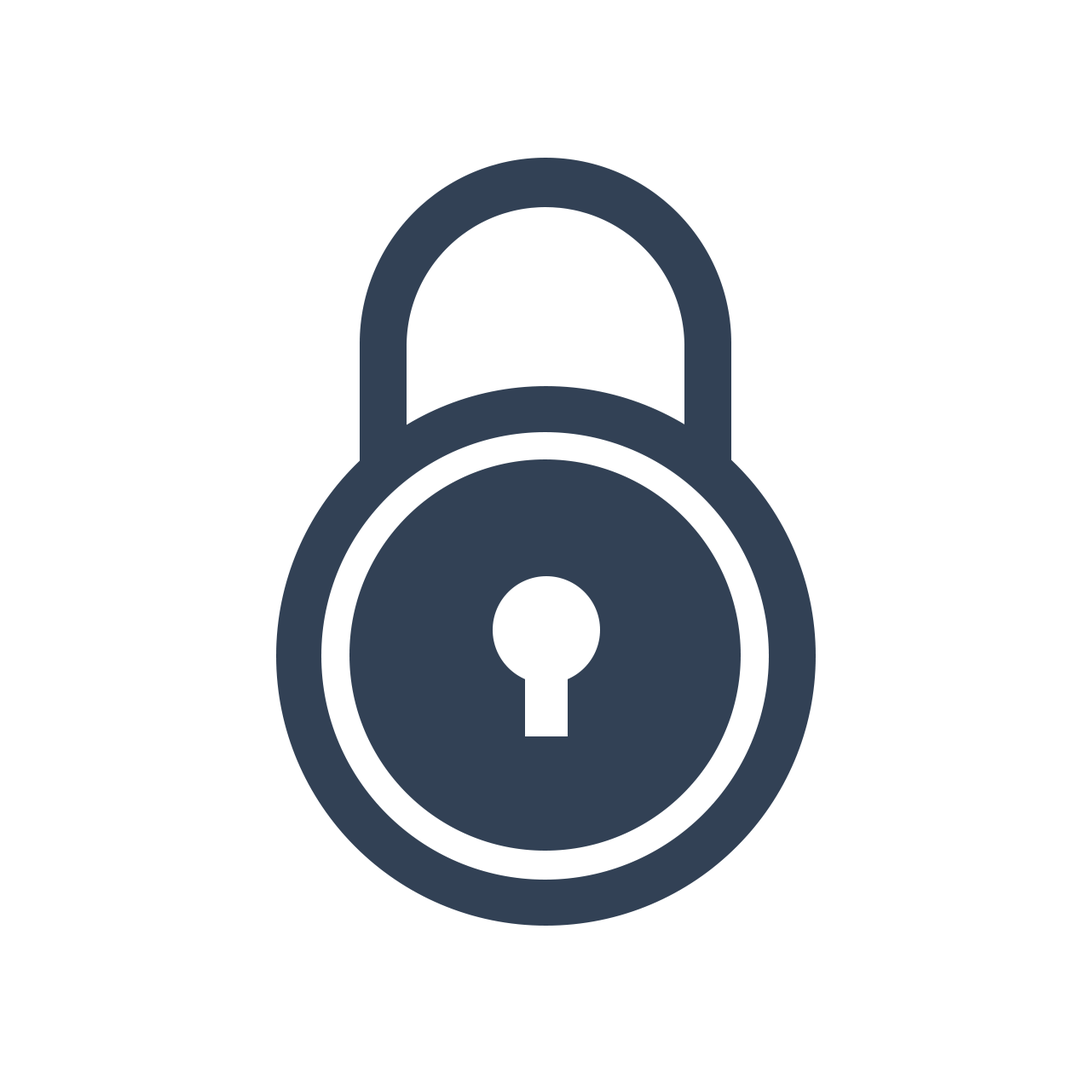
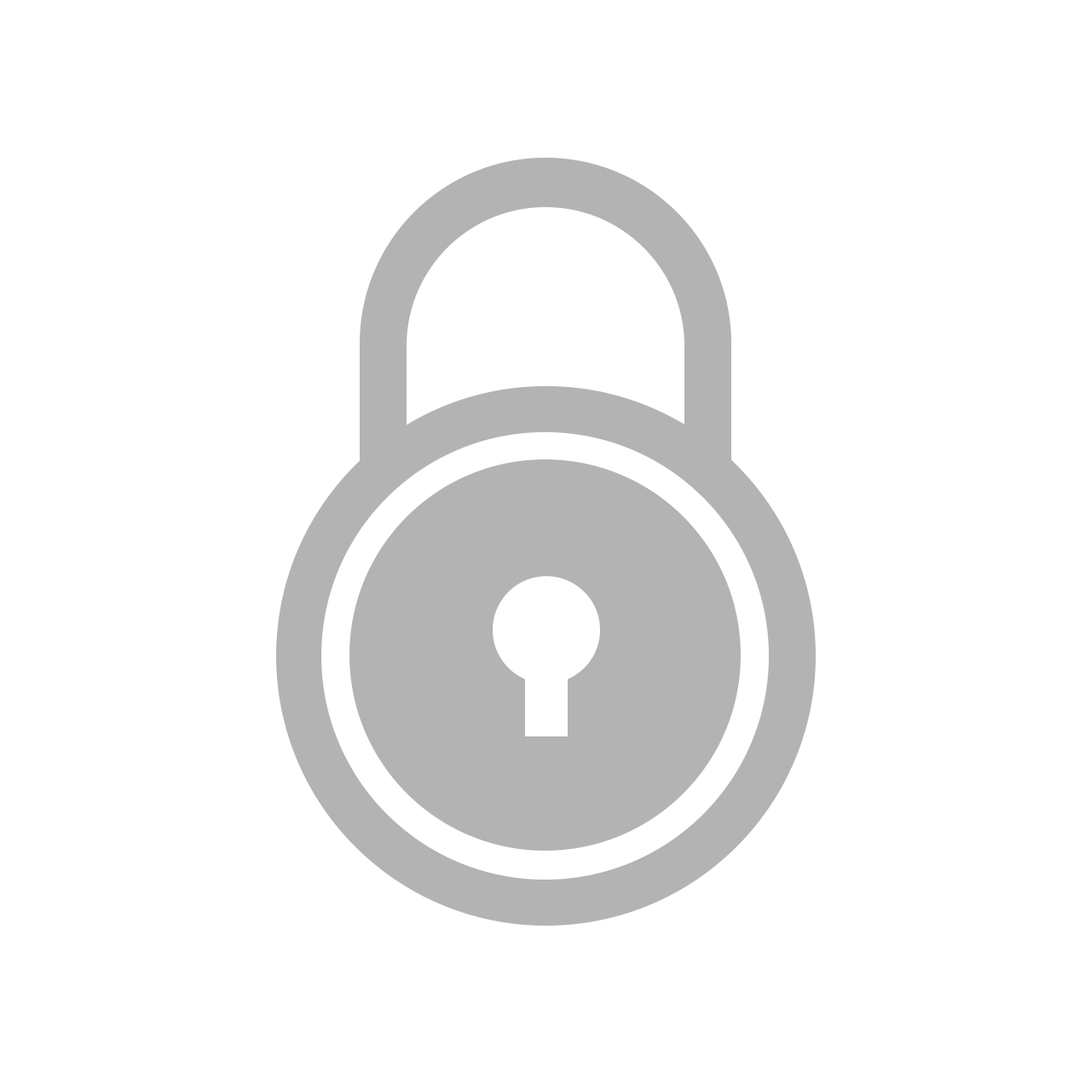
Layers edited between the first and the second w=1091, h=1091 image:
hid "图层 7" over 276, 157, 817, 927
hid "背景" over 276, 157, 817, 927
